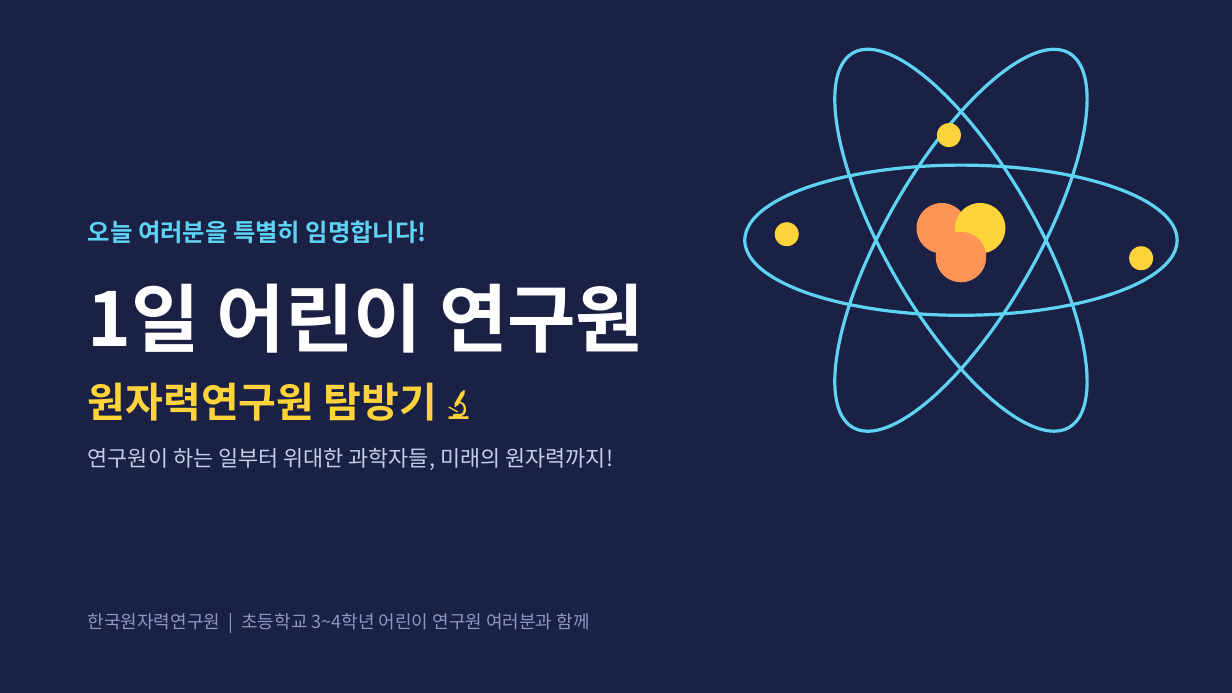
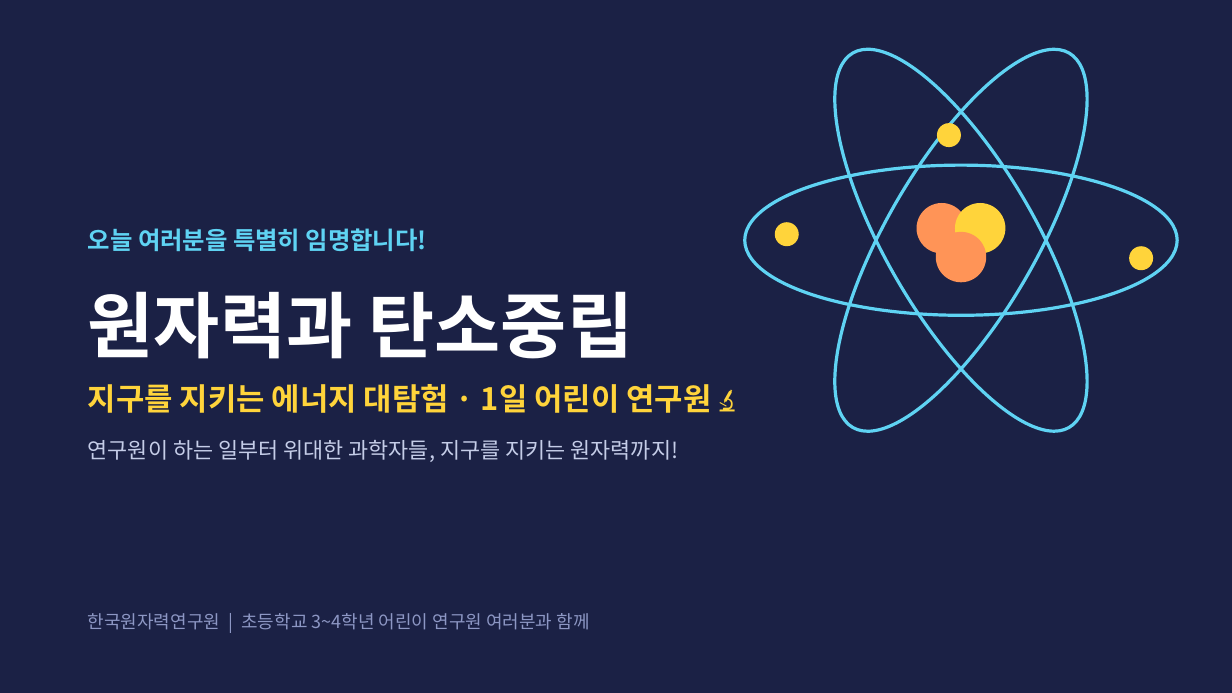
Before and after one commit to parksang-jun/ecture-materials, a slide deck: slide 1 of 강의자료/1일 어린이 연구원_초등 3-4학년용.pptx. Drawn at 1232x693 pixels with LibreOffice and Linux fonts; fonts in the diff are those of the drawing. Boxes give left, top, right and bottom in pixels: in the first picture for what was removed or moved away, otherwise in the second. Text is boxed around its words. In the diff, an @@ line names an element or a change of style, - is before the commit and + after.

```diff
--- a/강의자료/1일 어린이 연구원_초등 3-4학년용.pptx
+++ b/강의자료/1일 어린이 연구원_초등 3-4학년용.pptx
@@ text at bbox=[88, 291, 711, 462]: text changed; bold on @@
-1일 어린이 연구원
-원자력연구원 탐방기 🔬
-연구원이 하는 일부터 위대한 과학자들, 미래의 원자력까지!
+원자력과 탄소중립
+지구를 지키는 에너지 대탐험 · 1일 어린이 연구원 🔬
+연구원이 하는 일부터 위대한 과학자들, 지구를 지키는 원자력까지!
```
Also in this commit, not shown: 9 other slides changed, 7 slides added, 2 other files.
